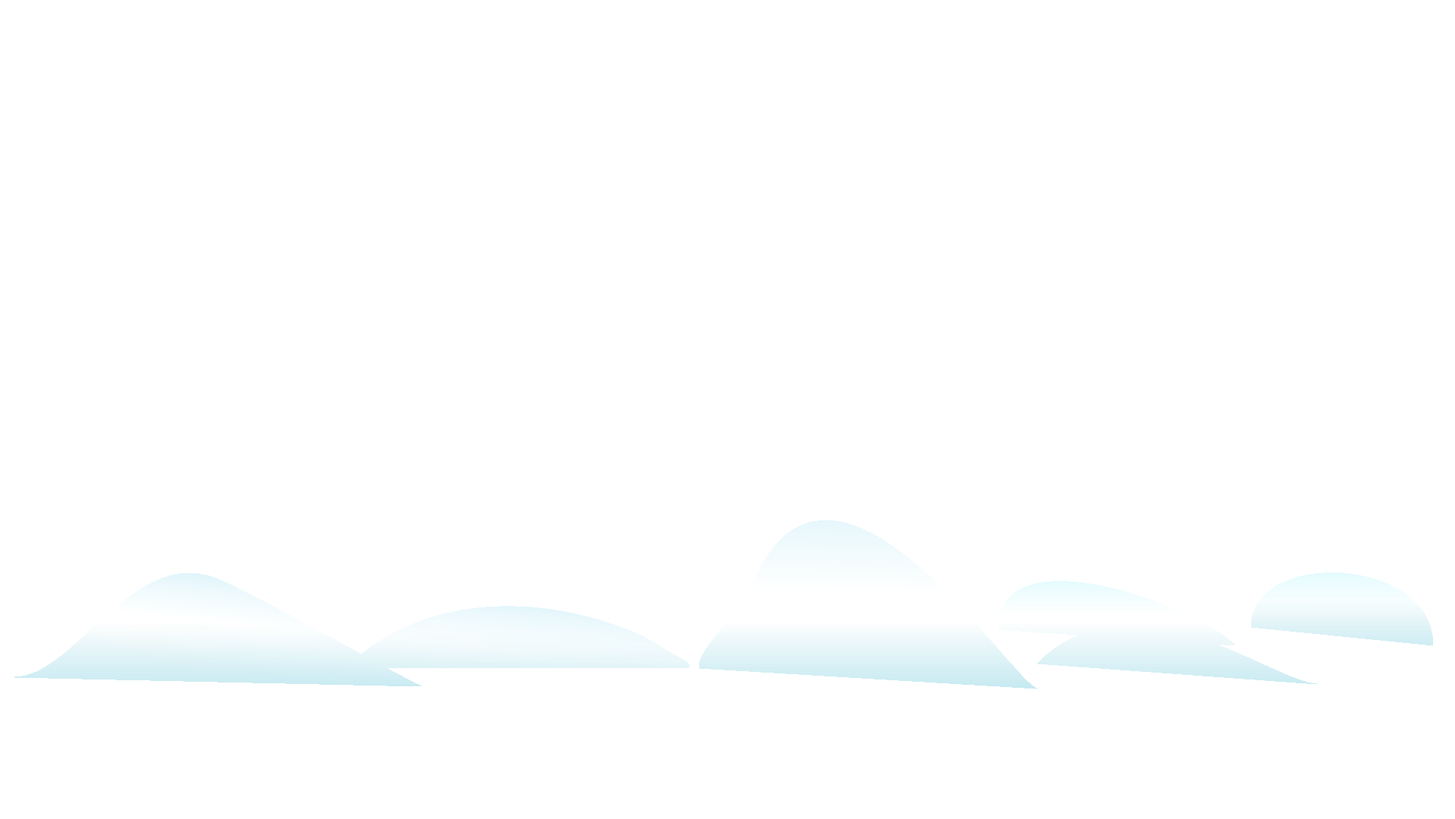
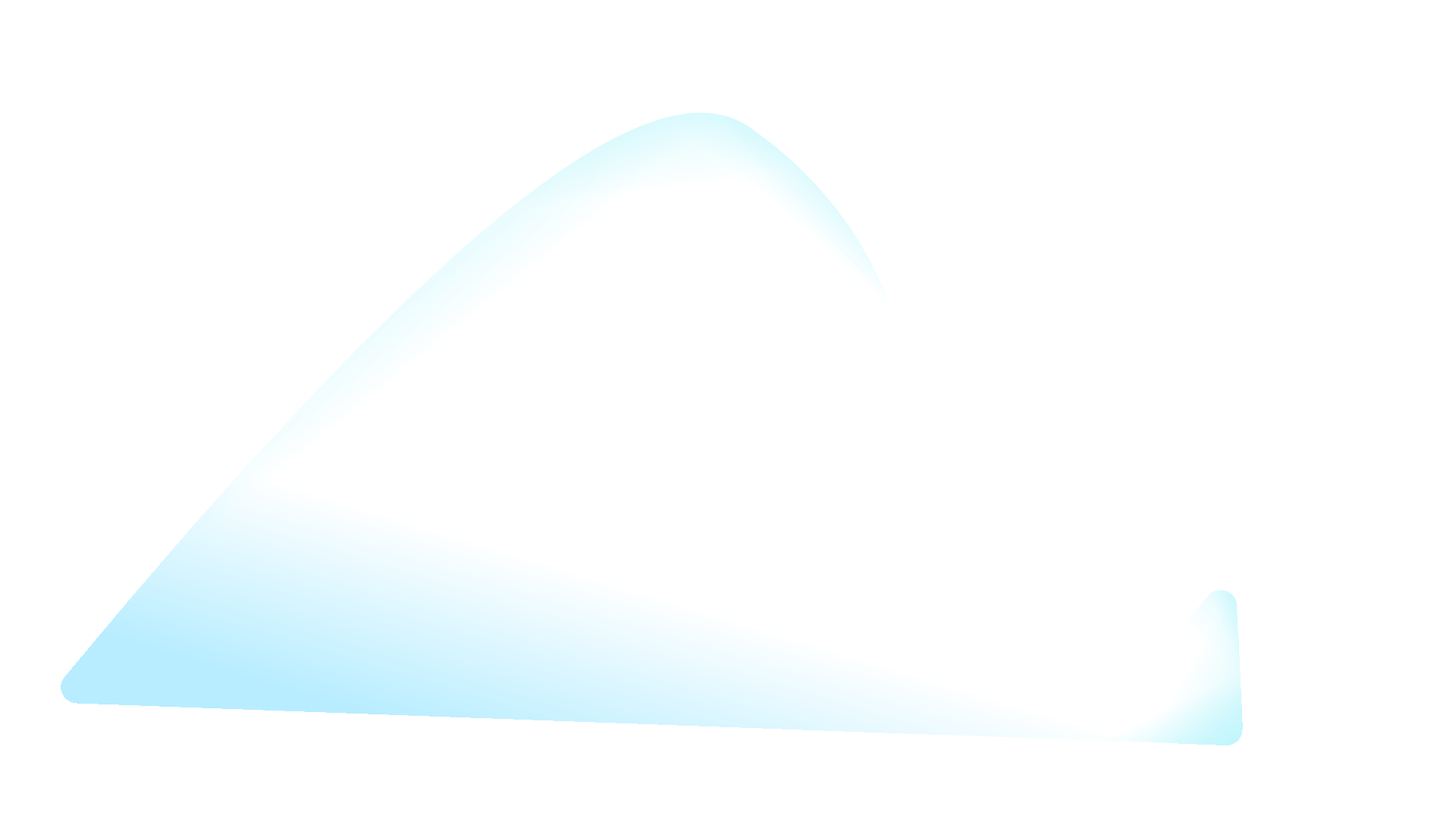
Comparing the layer stacks of the two 1455×819 images. Changes:
showed "snow_for_export_7", painted on it over [48, 112, 1262, 746]
hid "snow_for_export_0", painted on it over [14, 506, 1434, 746]
